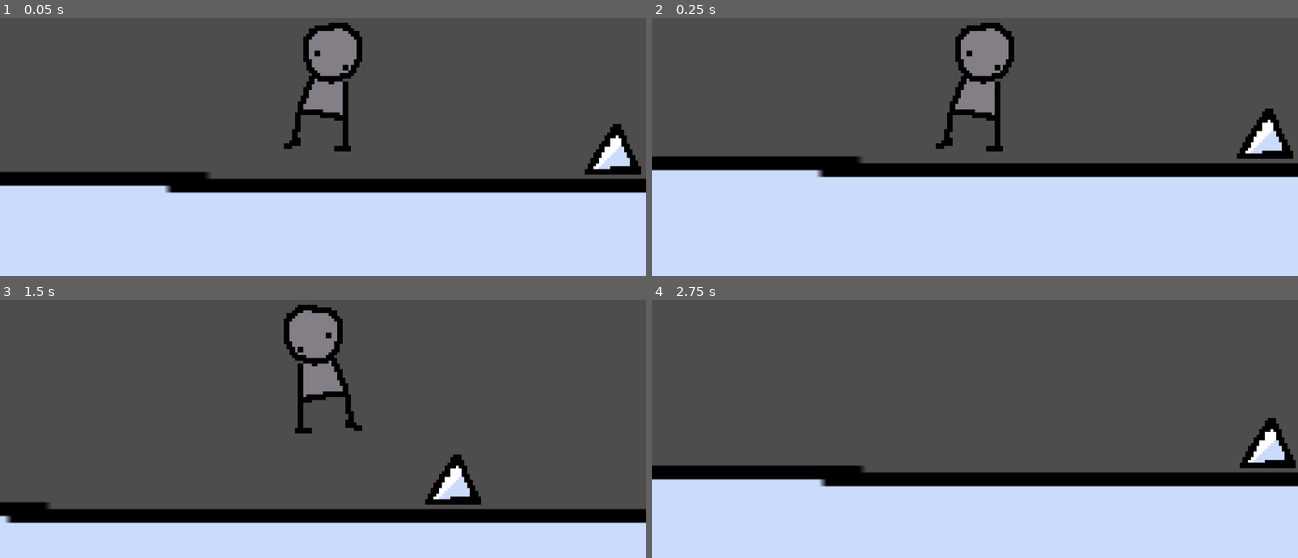
Above: before the commit, frames 1-4 (two rows, left to right).
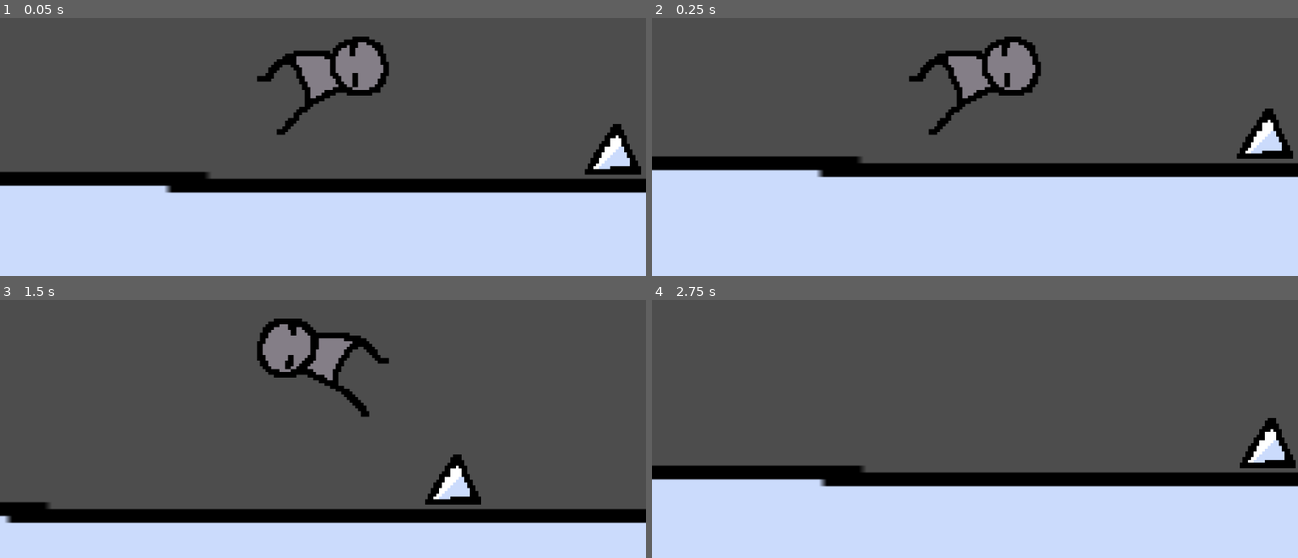
Above: after the commit, the same moments.

Repository: Helia8/platform
Game: Godot game, scene res://scenes/Level/Level1.tscn
Same seed, same stepped clock (60 frames per second), same inputs: the game is played once before the commit and once after it.
Inputs:
- Up to frame 1 (0.05 s): no input
- Up to frame 2 (0.25 s): no input
- Up to frame 3 (1.5 s): tap Enter (ui_accept) at 0.5, 0.77 s; hold Right (ui_right) from 0.53 s (still down)
- Up to frame 4 (2.75 s): tap Enter (ui_accept) at 1.52 s; release Right (ui_right) at 2.03 s; hold Left (ui_left) from 2.03 s (still down)

The runs differ from the first frame. In frame 1, 3.9% of the frame differs, in the area x 39-61%, y 1-52%; in frame 2, 3.9%; in frame 3, 3.9%; in frame 4, nothing differs.

Commit message:
feat: jump

Diff:
--- a/scenes/Player.tscn
+++ b/scenes/Player.tscn
@@ -7,6 +7,8 @@
 [ext_resource type="Texture2D" uid="uid://cryitcir1di0" path="res://assets/anims/playerwalk2.png" id="4_70d11"]
 [ext_resource type="Texture2D" uid="uid://dmp57sf0eqsks" path="res://assets/anims/playeridle1.png" id="4_khinc"]
 [ext_resource type="Texture2D" uid="uid://dnvqroobbds82" path="res://assets/anims/playerwalk3.png" id="5_cw2d6"]
+[ext_resource type="Texture2D" uid="uid://otvguttfogsf" path="res://assets/anims/playerjump0.png" id="5_khinc"]
+[ext_resource type="Texture2D" uid="uid://bg25h23p3mog2" path="res://assets/anims/playerjump1.png" id="6_bruh7"]
 
 [sub_resource type="RectangleShape2D" id="RectangleShape2D_5q5h1"]
 size = Vector2(110.5, 215)
@@ -22,6 +24,17 @@
 }],
 "loop": true,
 "name": &"idle",
+"speed": 5.0
+}, {
+"frames": [{
+"duration": 1.5,
+"texture": ExtResource("5_khinc")
+}, {
+"duration": 1.5,
+"texture": ExtResource("6_bruh7")
+}],
+"loop": true,
+"name": &"jump",
 "speed": 5.0
 }, {
 "frames": [{
@@ -56,4 +69,5 @@
 [node name="PlayerAnim" type="AnimatedSprite2D" parent="." unique_id=1195486849]
 position = Vector2(0, -13)
 sprite_frames = SubResource("SpriteFrames_khinc")
-animation = &"idle"
+animation = &"jump"
+frame_progress = 0.014093387
Binary file removed: assets/anims/playerjump.png
Binary file added: assets/anims/playerjump0.png
Not shown, added: assets/anims/playerjump0.png.import
Binary file added: assets/anims/playerjump1.png
Not shown, changed: assets/anims/playerjump1.png.import
